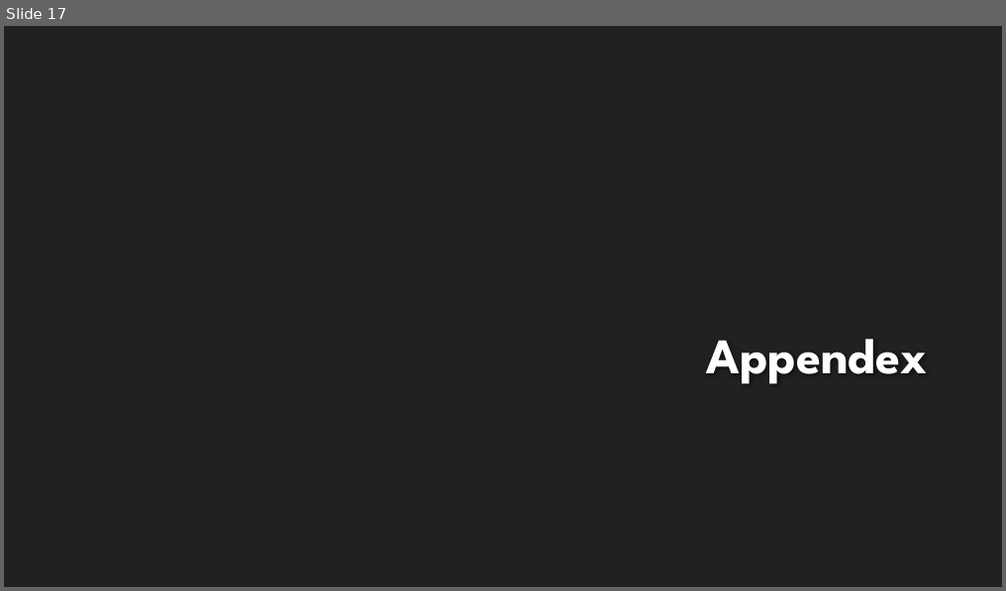
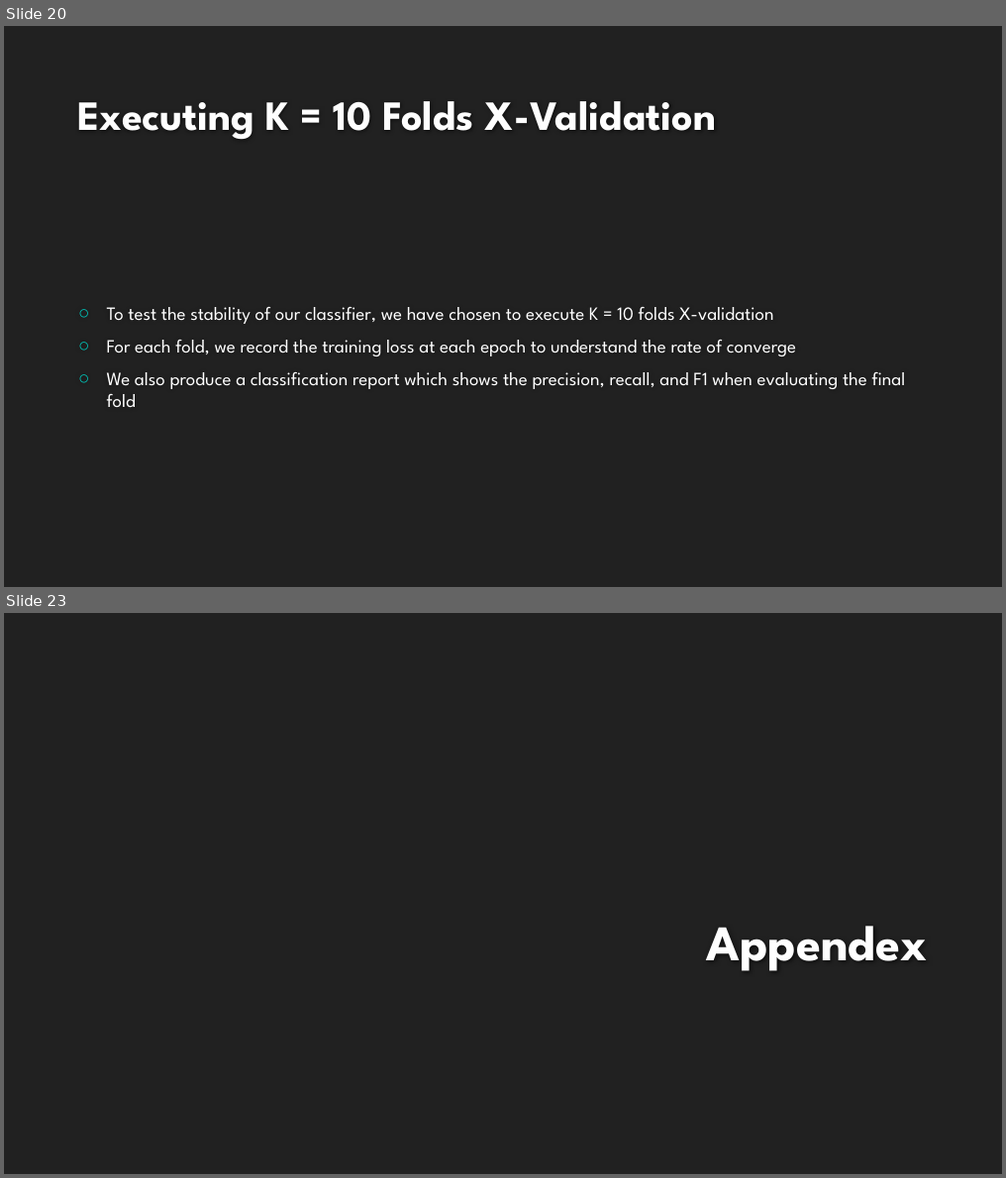
Before and after one commit to landonbuell/Buell-Masters-Project, a slide deck: milestones/BUELL_ENGR6970_Milestone04.pptx. Shown one above the other, each under a label of ours: slide 17 before the commit, slides 20 and 23 after it; the slides between them are not shown. The pictures are 1006x591 and 1006x1178 pixels, drawn with LibreOffice and Linux fonts; fonts in the diff are those of the drawing; background and template pictures are left out. Boxes give left, top, right and bottom in pixels: in the first picture for what was removed or moved away, otherwise in the second. Text is boxed around its words. In the diff, an @@ line names an element or a change of style, - is before the commit and + after.

```diff
--- a/milestones/BUELL_ENGR6970_Milestone04.pptx
+++ b/milestones/BUELL_ENGR6970_Milestone04.pptx
@@ slide 20 added at (4, 26, 1002, 587), background #212121 @@
@@ title added at (78, 101, 717, 139), 40 pt, text #FEFEFE, bold @@
+Executing K = 10 Folds X-Validation
@@ text added at (107, 307, 906, 407), 18 pt, text #FFFFFF @@
+○ To test the stability of our classifier, we have chosen to execute K = 10 folds X-validation
+○ For each fold, we record the training loss at each epoch to understand the rate of converge
+○ We also produce a classification report which shows the precision, recall, and F1 when evaluating the final fold
@@ what was slide 17 is now slide 23 @@
```
Also in this commit, not shown: 3 slides changed, 5 other slides added.
